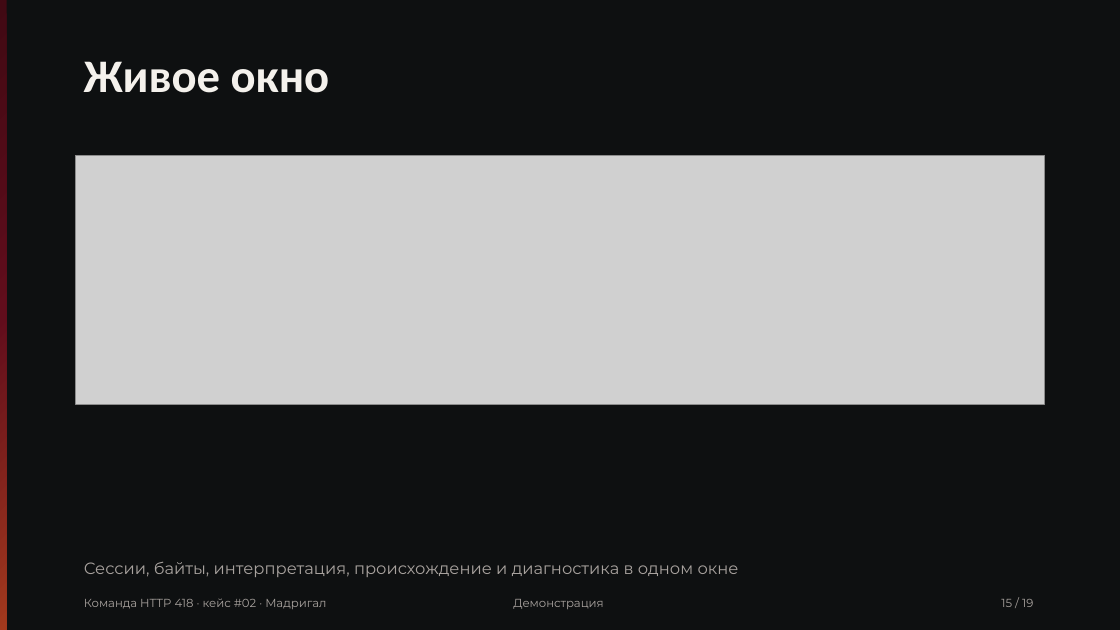
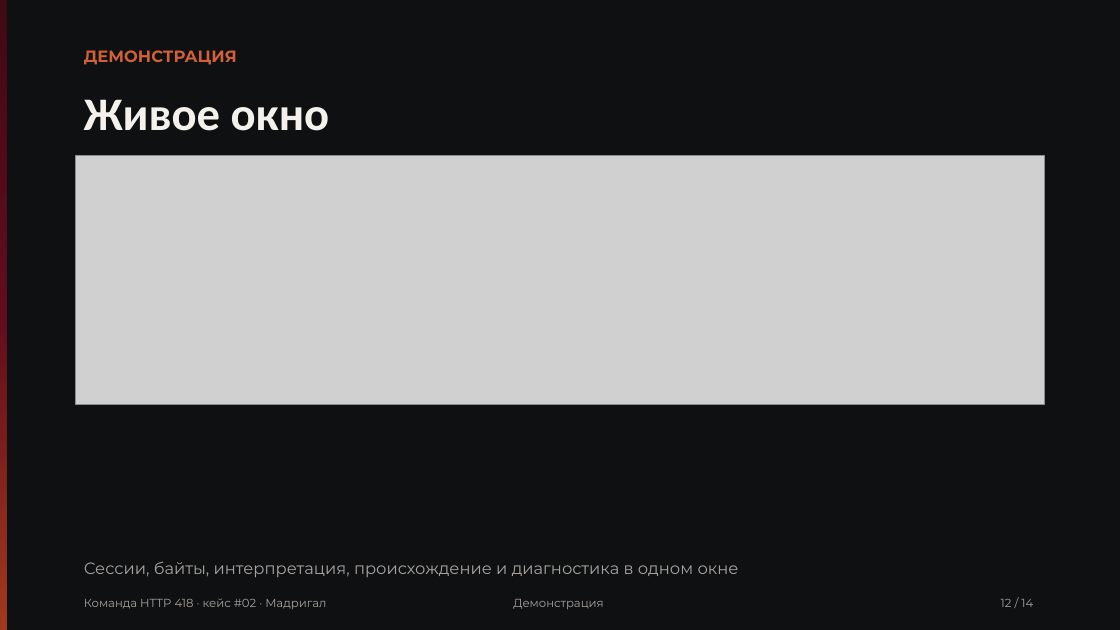
Before and after one commit to Pavel1778/madrigal-protocol-lab, a slide deck: slide 12 of presentation/slides.pptx (slide 15 before the commit). Drawn at 1120x630 pixels with LibreOffice and Linux fonts; fonts in the diff are those of the drawing; grey boxes stand for pictures. Boxes give left, top, right and bottom in pixels: in the first picture for what was removed or moved away, otherwise in the second. Text is boxed around its words. In the diff, an @@ line names an element or a change of style, - is before the commit and + after.

```diff
--- a/presentation/slides.pptx
+++ b/presentation/slides.pptx
@@ text added at <box>84,50,237,65</box>, 14 pt, text #D0603A, bold @@
+ДЕМОНСТРАЦИЯ
@@ text "Живое окно": place and size @@
-text "Живое окно" at <box>84,61,330,93</box>
+text "Живое окно" at <box>84,99,330,131</box>
@@ text at <box>1001,599,1033,607</box>: text changed @@
-15 / 19
+12 / 14
```
Also in this commit, not shown: 13 other slides changed, 5 slides removed, 16 other files.
